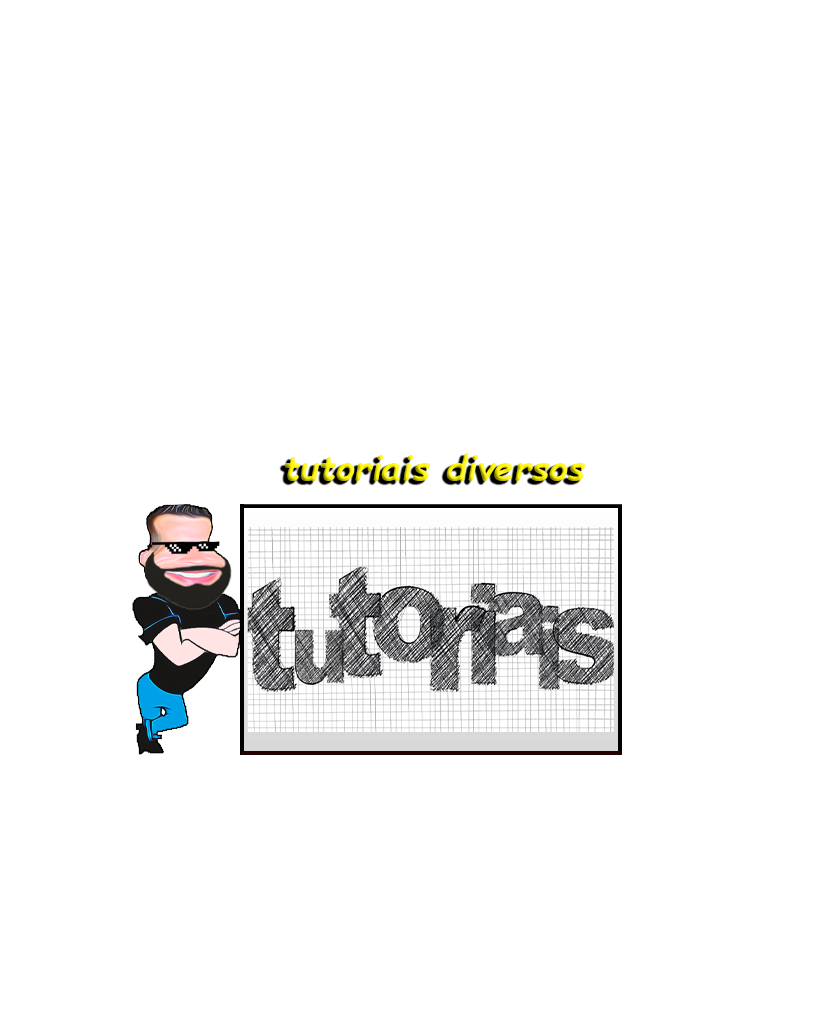
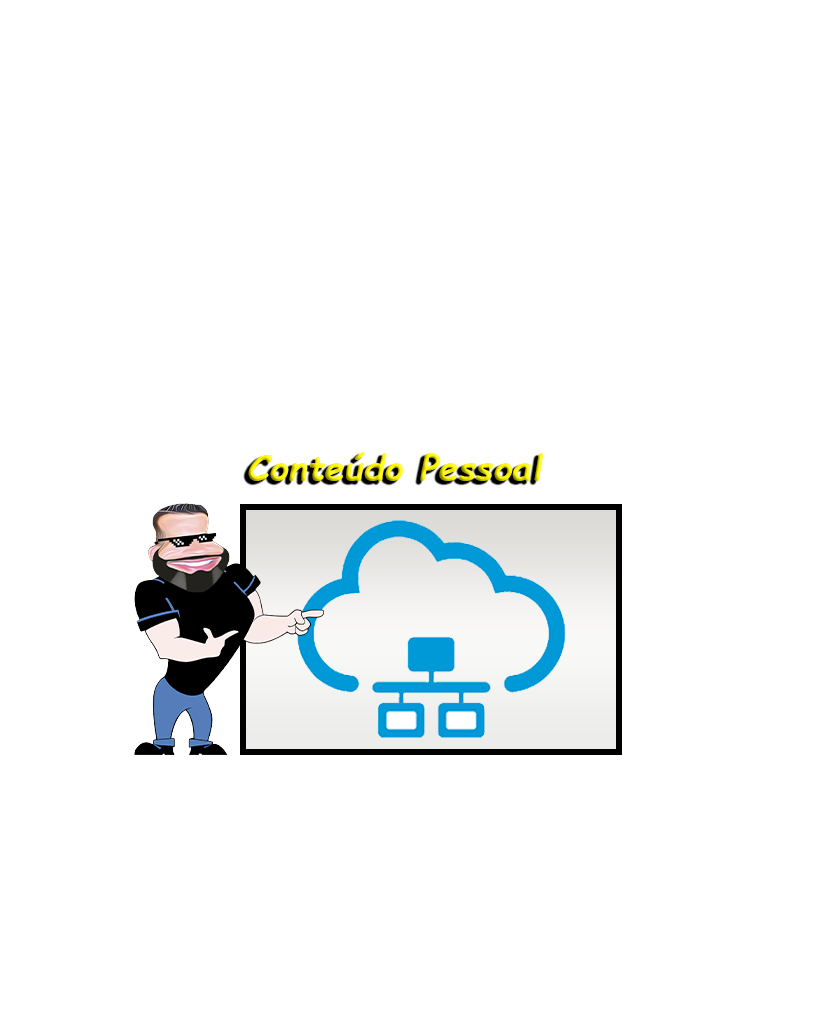
Layers edited between the first and the second w=829, h=1014 image:
added layer "Alessandro - Johnny Bravo" above "01-Apresentação" over [134, 503, 324, 755]
added layer "Conteúdo Pessoal" (1st of 2) above "linux tux" over [296, 520, 566, 738]
hid "tutoriais placa" over [247, 527, 614, 732]
removed layer "PLACA INÍCIO" over [239, 504, 622, 755]
added layer "PLACA PARA USO" above "Camada 5" over [240, 504, 622, 755]
renamed "tutoriais diversos" to "Conteúdo Pessoal", painted on it over [248, 452, 586, 481]
renamed "Camada 2" to "Barba", hid it over [143, 550, 233, 610]
renamed "Camada 1" to "Alessandro encostado", hid it over [132, 504, 247, 755]